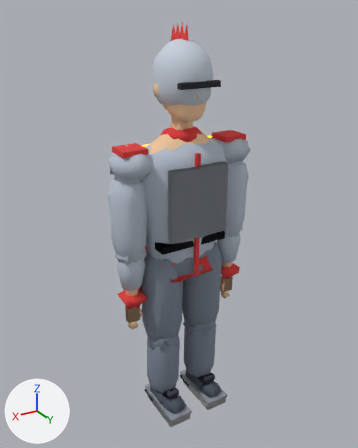
The glTF model assets/models/char_knight.glb: old version first, new version second.
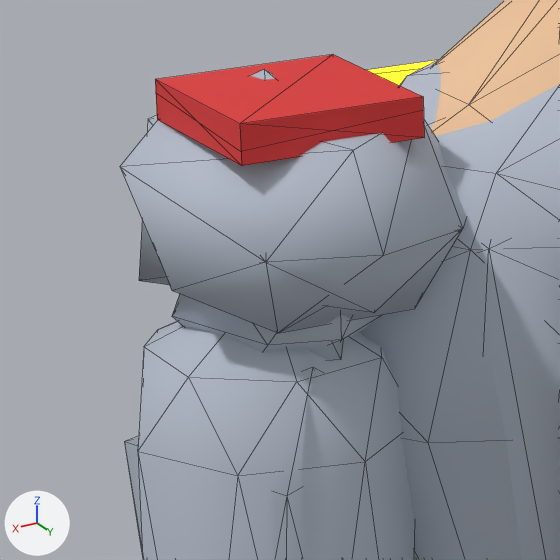
The first picture shows the older version from a camera (50 mm lens) standing at (1.191, 1.956, 2.068) and looking at (0.001, -0.027, 1.077). The close-ups show the older and then the newer version on the part from 25% to 47% of the width and 30% to 47% of the height of that picture. Only the edits that show in the close-ups are written down. The axes (+X, +Y, +Z) are drawn at lower left. The lights are the same throughout. The close-ups show mesh edges as thin lines. Where no turn or scale is listed for an object, it has been applied to the vertices. Vertices at exactly the same position are counted once.

The first close-up shows 'arm_R_d_top', 'arm_R_sleeve', 'lod_low', 'torso_body', 'torso_d_top', 'torso_d_top2', 'torso_jacket'.
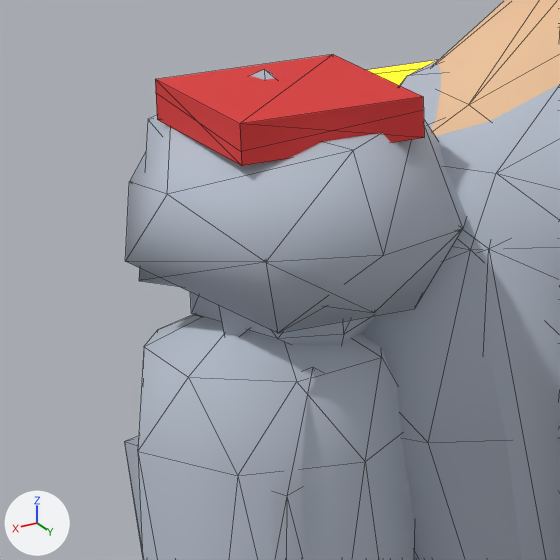
The change, as a diff of the scene's bpy script:
```diff
--- a/assets/models/char_knight.glb.py
+++ b/assets/models/char_knight.glb.py
@@ me_mesh_8 @@
 # used by ob_arm_r_d_top; location = (0.29, 0.0, 1.4)
-me_mesh_8.from_pydata(...)  # 17 vertices, 30 faces; spans x -0.0835..0.0535, y -0.0721..0.0721, z -0.0671..0.0771
+me_mesh_8.from_pydata(...)  # 17 vertices, 30 faces; spans x -0.0815..0.0415, y -0.0647..0.0647, z -0.0582..0.0582
+# me_mesh_8 part 1: the whole mesh is rebuilt
 me_mesh_8.materials.append(mat_r_top)
@@ me_mesh_32 @@
 # used by ob_lod_low; location = (-0.29, 0.0, 1.4)
-me_mesh_32.from_pydata(...)  # 484 vertices, 713 faces; spans x -0.09..0.66, y -0.19..0.2, z -1.4..0.55
+me_mesh_32.from_pydata(...)  # 485 vertices, 715 faces; spans x -0.09..0.66, y -0.19..0.2, z -1.4..0.55
+# me_mesh_32 part 2: the loose piece of 6 vertices spanning x 0.5..0.63, y -0.06..0.07, z -0.05..0.05 is rebuilt with 6 vertices and now spans x 0.5..0.63, y -0.06..0.07, z -0.05..0.04
+# me_mesh_32 part 3: 1 vertex moved from x 0.5, y -0.05, z 0.06 to x 0.51, y 0.03, z 0.06
+# other edits to the shape of me_mesh_32 do not show in these pictures
 me_mesh_32.materials.append(mat_r_top)
@@ me_mesh_32 @@
 me_mesh_32.materials.append(mat_c_4a5260)
-me_mesh_32.materials.append(mat_c_8a909b)  # grey #8a909b
 me_mesh_32.materials.append(mat_c_f4f4f4)
@@ me_mesh_39 @@
 me_mesh_39.from_pydata(...)  # 34 vertices, 60 faces; spans x -0.344..0.367, y -0.121..0.121, z 1.386..1.494
 # used by ob_torso_d_top; location = (0.0, 0.0, 0.0)
-me_mesh_39.vertices[20].co = (0.367, -0.035, 1.469)  # pixel (119, 166)
-me_mesh_39.vertices[21].co = (0.367, 0.035, 1.411)  # pixel (172, 290)
+# me_mesh_39 part 4
+me_mesh_39.vertices[20].co = (0.367, 0.035, 1.469)  # pixel (167, 194)
+me_mesh_39.vertices[21].co = (0.367, -0.035, 1.411)  # pixel (125, 261)
 me_mesh_39.materials.append(mat_r_top)
```

Changed parts and their boxes (x1, y1, x2, y2) in the close-ups (560 x 560 px; the box of a moved part takes in the faces that stretch with it):
'torso_d_top', reshaped
    before: (120, 120, 467, 333)
    after: (125, 120, 467, 333)
'arm_R_d_top', reshaped
    before: (172, 294, 381, 352)
    after: (190, 292, 375, 345)
part 2 of me_mesh_32, rebuilt
    before: (307, 341, 343, 361)
    after: (219, 306, 249, 336)
part 3 of me_mesh_32, moved or reshaped (mostly hidden before)
    before: (479, 242, 490, 252)
    after: (459, 226, 490, 252)
part 4 of me_mesh_39, moved or reshaped
    before: (120, 120, 353, 333)
    after: (125, 123, 353, 333)
